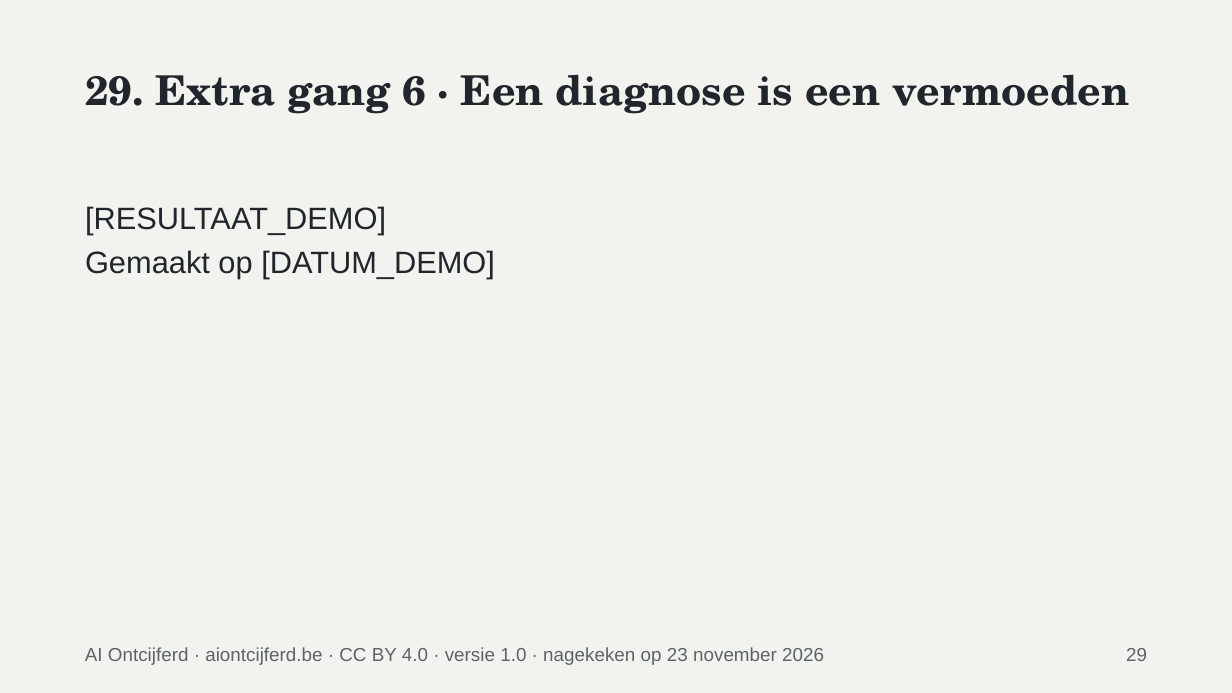
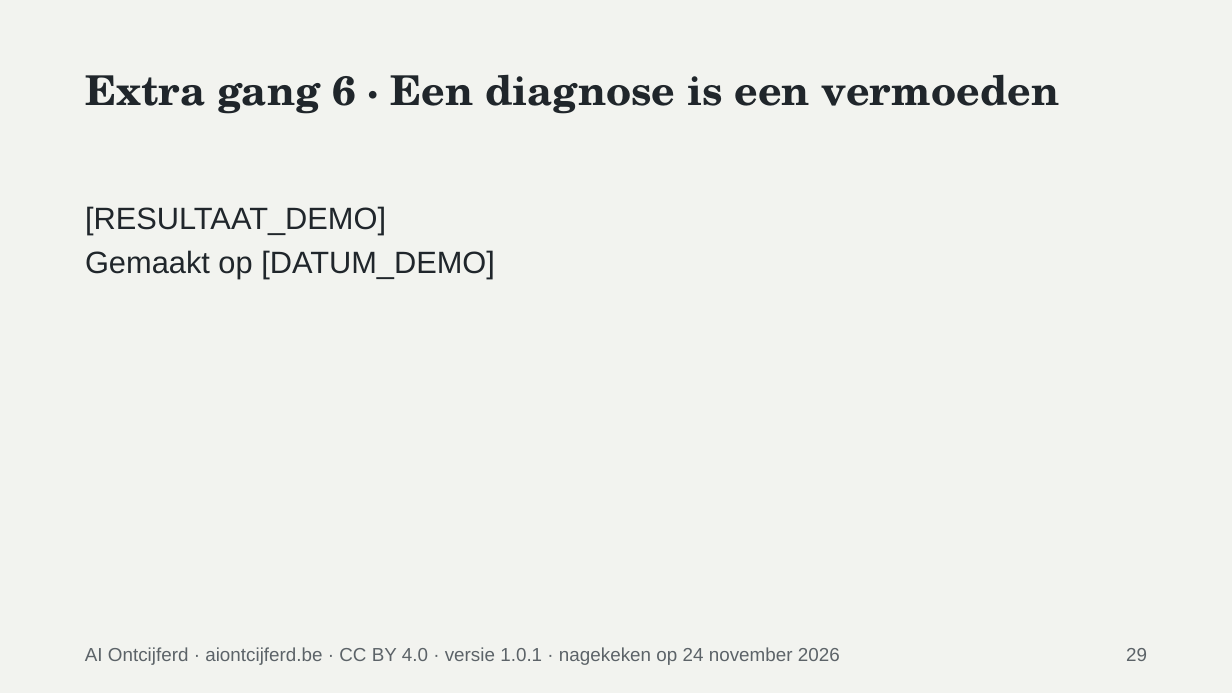
Before and after one commit to nftaurelius/ai-ontcijferd-open, a slide deck: slide 29 of content/materiaal/ai-proeverij/bestanden/02-presentatie/AO-01-presentatie.pptx. Drawn at 1232x693 pixels with LibreOffice and Linux fonts; fonts in the diff are those of the drawing. Boxes give left, top, right and bottom in pixels: in the first picture for what was removed or moved away, otherwise in the second. Text is boxed around its words. In the diff, an @@ line names an element or a change of style, - is before the commit and + after.

```diff
--- a/content/materiaal/ai-proeverij/bestanden/02-presentatie/AO-01-presentatie.pptx
+++ b/content/materiaal/ai-proeverij/bestanden/02-presentatie/AO-01-presentatie.pptx
@@ title at <box>85,74,1059,114</box>: text changed @@
-29. Extra gang 6 · Een diagnose is een vermoeden
+Extra gang 6 · Een diagnose is een vermoeden
@@ text at <box>85,647,840,665</box>: text changed @@
-AI Ontcijferd · aiontcijferd.be · CC BY 4.0 · versie 1.0 · nagekeken op 23 november 2026
+AI Ontcijferd · aiontcijferd.be · CC BY 4.0 · versie 1.0.1 · nagekeken op 24 november 2026
```
Also in this commit, not shown: 33 other slides changed, 12 other files.
